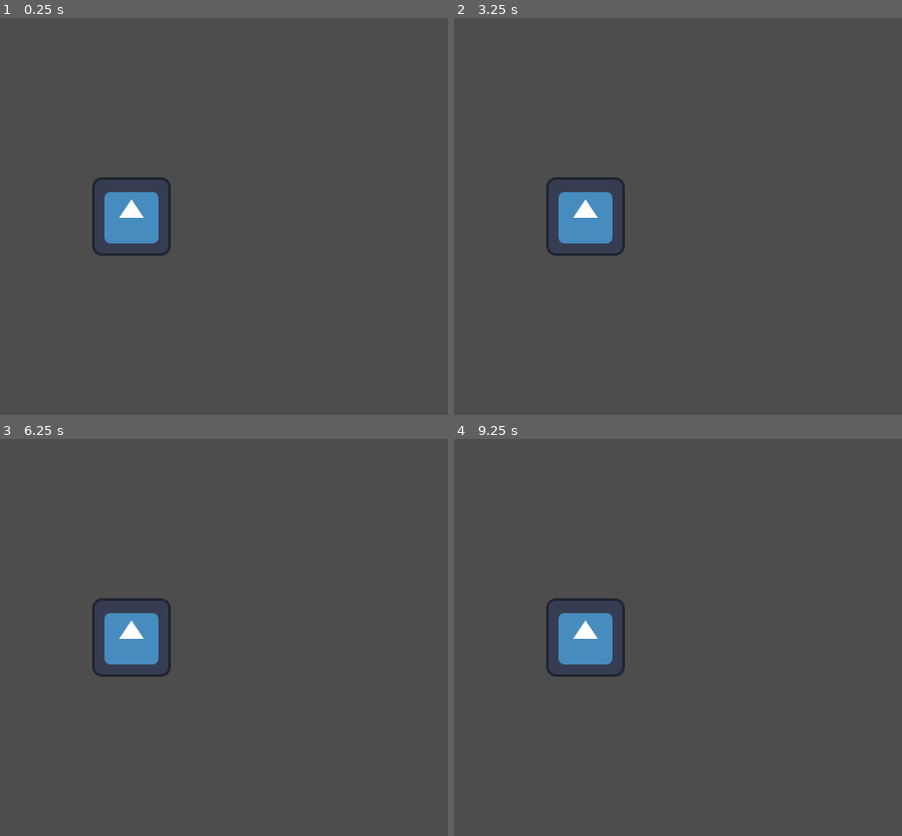
Above: before the commit, frames 1-4 (two rows, left to right).
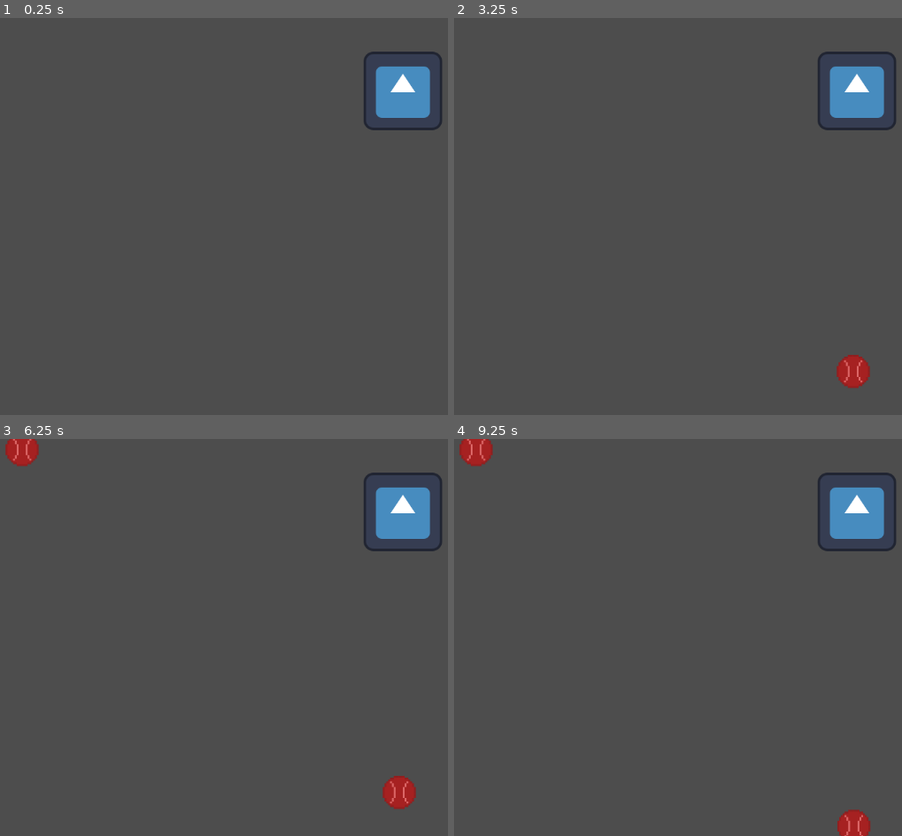
Above: after the commit, the same moments.

Repository: Adria2208/uji-gamejam-2026
Game: Godot game, scene res://scenes/game.tscn
Same seed, same stepped clock (60 frames per second), same inputs: the game is played once before the commit and once after it. The engine's default icon, where the game draws it, is replaced by a stand-in: a white triangle on a blue panel in a dark square.
Inputs:
- Up to frame 1 (0.25 s): no input
- Up to frame 2 (3.25 s): tap Enter at 0.5, 2 s; tap Space at 1.25, 2.75 s
- Up to frame 3 (6.25 s): tap Enter at 3.5 s; tap Space at 4.25 s
- Up to frame 4 (9.25 s): no input

The runs differ from the first frame. In frame 1, 4.0% of the frame differs, in the area x 20-99%, y 8-60%; in frame 2, 4.5%; in frame 3, 4.9%, in the area x 1-99%, y 0-94%; in frame 4, 4.8%.

Commit message:
Game Manager + Spawn de Pelotas

Diff:
--- a/project.godot
+++ b/project.godot
@@ -15,6 +15,10 @@
 config/features=PackedStringArray("4.6", "GL Compatibility")
 config/icon="res://icon.svg"
 
+[autoload]
+
+GameManager="*uid://bnpk505i1k3jk"
+
 [physics]
 
 3d/physics_engine="Jolt Physics"
--- a/scenes/ball/ball.tscn
+++ b/scenes/ball/ball.tscn
@@ -1,10 +1,13 @@
-[gd_scene format=3 uid="uid://brwhsg37n35e7"]
+[gd_scene format=3 uid="uid://c3gp7whl0537w"]
 
-[ext_resource type="Texture2D" uid="uid://ckpbeu7donu18" path="res://assets/placeholder/tennis-ball-cricket-the-us-open-tennis-tennis-ball-png-image.jpg" id="1_oqv3d"]
+[ext_resource type="Script" uid="uid://cffsb3ohg3e5k" path="res://scripts/ball/ball.gd" id="1_nv6q1"]
+[ext_resource type="Texture2D" uid="uid://cvu8b8cvhmmg1" path="res://assets/definitive/Ball_SPRITE.png" id="1_oqv3d"]
 
-[node name="Ball" type="Node2D" unique_id=1178014399]
+[node name="Bola" type="CharacterBody2D" unique_id=652451009]
+position = Vector2(194, 56)
+script = ExtResource("1_nv6q1")
 
-[node name="Bola" type="Sprite2D" parent="." unique_id=552584754]
-position = Vector2(358.5, 358.5)
-scale = Vector2(0.10375, 0.10375)
+[node name="BallSprite" type="Sprite2D" parent="." unique_id=1029820386]
+position = Vector2(0, -1)
+scale = Vector2(0.49718738, 0.49718738)
 texture = ExtResource("1_oqv3d")
--- a/scenes/game.tscn
+++ b/scenes/game.tscn
@@ -1,10 +1,30 @@
 [gd_scene format=3 uid="uid://djubvjtkogkp4"]
 
 [ext_resource type="Texture2D" uid="uid://2bidux3sxf6j" path="res://icon.svg" id="1_uwrxv"]
+[ext_resource type="Script" uid="uid://bnpk505i1k3jk" path="res://scripts/game_manager.gd" id="1_yqjtg"]
+[ext_resource type="PackedScene" uid="uid://c3gp7whl0537w" path="res://scenes/ball/ball.tscn" id="2_lnu2h"]
 
 [node name="Node2D" type="Node2D" unique_id=999736679]
+script = ExtResource("1_yqjtg")
 
 [node name="Camera2D" type="Camera2D" parent="." unique_id=1405934039]
+anchor_mode = 0
 
 [node name="Sprite2D" type="Sprite2D" parent="Camera2D" unique_id=459182328]
+position = Vector2(1018, 119)
 texture = ExtResource("1_uwrxv")
+
+[node name="Bola" parent="." unique_id=652451009 instance=ExtResource("2_lnu2h")]
+position = Vector2(124, -144)
+
+[node name="Bola2" parent="." unique_id=1656677400 instance=ExtResource("2_lnu2h")]
+position = Vector2(945, -188)
+
+[node name="Bola3" parent="." unique_id=980727318 instance=ExtResource("2_lnu2h")]
+position = Vector2(459, -180)
+
+[node name="BallPicker" type="Timer" parent="." unique_id=932920554]
+wait_time = 3.0
+autostart = true
+
+[connection signal="timeout" from="BallPicker" to="." method="_on_ball_picker_timeout"]
--- /dev/null
+++ b/scripts/ball/ball.gd
@@ -0,0 +1,24 @@
+class_name Ball
+extends Node2D
+
+@export var ball_speed: float = 50.0
+
+@onready var ball_sprite: Sprite2D = $BallSprite
+@onready var ball_area: Area2D = $BallArea
+
+var is_ball_active: bool = false
+var ball_position: Vector2
+var destination = GameManager.get_random_point(GameManager.MIN_MARGIN,GameManager.MAX_MARGIN)
+
+func _ready() -> void:
+	ball_position = GameManager.get_random_point(GameManager.MAX_MARGIN,GameManager.MAX_MARGIN)
+
+func move_ball(current_ball: Ball) -> void:
+	destination = GameManager.get_random_point(GameManager.MIN_MARGIN,GameManager.MAX_MARGIN)
+	is_ball_active = true
+
+func _process(delta: float) -> void:
+	if is_ball_active:
+		self.position = position.lerp(destination, delta * ball_speed)
+		if abs(global_position - destination) < Vector2(10.0,10.0):
+			is_ball_active = false
--- /dev/null
+++ b/scripts/game_manager.gd
@@ -0,0 +1,30 @@
+extends Node
+
+const BALL_NUMBER: int = 20
+
+const MIN_MARGIN: Vector2 = Vector2.ZERO
+const MAX_MARGIN: Vector2 = Vector2(1152,648)
+const VERTICAL_OFFSET: float = 2000.0
+
+@onready var ball_array: Array = []
+@onready var timer_move_balls: Timer = $BallPicker
+
+func _ready() -> void:
+	for child in get_children():
+		if child is Ball:
+			ball_array.append(child)
+	print(ball_array.size())
+
+
+func get_random_point(p1: Vector2, p2:Vector2) -> Vector2:
+	var x_value: float = randf_range(p1.x,p2.x)
+	var y_value: float = randf_range(p1.y,p2.y)
+	var result: Vector2 = Vector2(x_value,y_value)
+	return result
+
+
+func _on_ball_picker_timeout() -> void:
+	var random_index = randi_range(0,ball_array.size()-1)
+	var picked_ball = ball_array[random_index]
+	picked_ball.move_ball(picked_ball)
+	print(str(random_index) + "" + str(picked_ball.destination))
--- a/scripts/state.gd
+++ b/scripts/state.gd
@@ -1,5 +1,4 @@
 class_name Dog_State
-
 extends Node
 
 @export var dog_animation_name: String
Binary file added: assets/definitive/Ball_SPRITE.png
Not shown, added: assets/definitive/Ball_SPRITE.png.import
Not shown, added: scripts/ball/ball.gd.uid
Not shown, added: scripts/game_manager.gd.uid
